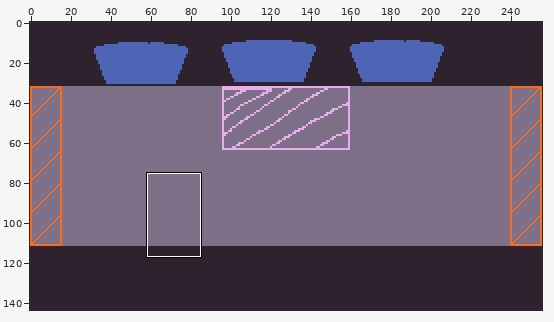
Sprite sheet -- Assets/Terrain/Sketch/level1_3.png. Above: a wide view before the commit, with the close-up outlined.
Close-up. Before:
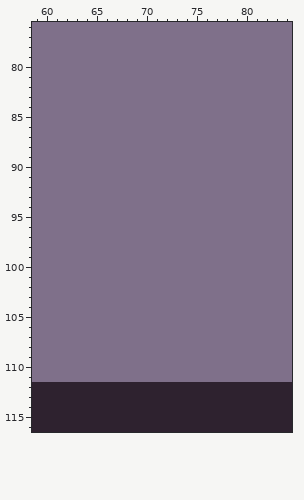
The file is 256x144 pixels. Shown: x 59..84, y 76..116. The commit also changed other parts of the picture, which this record leaves out.
Now the later version:
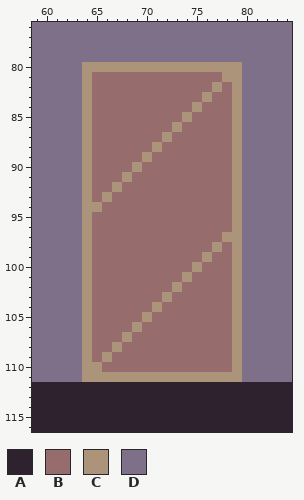
Palette (. is transparent): A #2e222f  B #966c6c  C #ab947a  D #7f708a
Difference:
Changed rows in their new state; - is an unchanged pixel.
first column x 64:
 80 CCCCCCCCCCCCCCCC
 81 CBBBBBBBBBBBBBCC
 82 CBBBBBBBBBBBBCBC
 83 CBBBBBBBBBBBCBBC
 84 CBBBBBBBBBBCBBBC
 85 CBBBBBBBBBCBBBBC
 86 CBBBBBBBBCBBBBBC
 87 CBBBBBBBCBBBBBBC
 88 CBBBBBBCBBBBBBBC
 89 CBBBBBCBBBBBBBBC
 90 CBBBBCBBBBBBBBBC
 91 CBBBCBBBBBBBBBBC
 92 CBBCBBBBBBBBBBBC
 93 CBCBBBBBBBBBBBBC
 94 CCBBBBBBBBBBBBBC
 95 CBBBBBBBBBBBBBBC
 96 CBBBBBBBBBBBBBBC
 97 CBBBBBBBBBBBBBCC
 98 CBBBBBBBBBBBBCBC
 99 CBBBBBBBBBBBCBBC
100 CBBBBBBBBBBCBBBC
101 CBBBBBBBBBCBBBBC
102 CBBBBBBBBCBBBBBC
103 CBBBBBBBCBBBBBBC
104 CBBBBBBCBBBBBBBC
105 CBBBBBCBBBBBBBBC
106 CBBBBCBBBBBBBBBC
107 CBBBCBBBBBBBBBBC
108 CBBCBBBBBBBBBBBC
109 CBCBBBBBBBBBBBBC
110 CCBBBBBBBBBBBBBC
111 CCCCCCCCCCCCCCCC
Boxes around the changes in both close-ups, in picture pixels (x1, y1, x2, y2):
changed: (82, 62, 242, 382)
